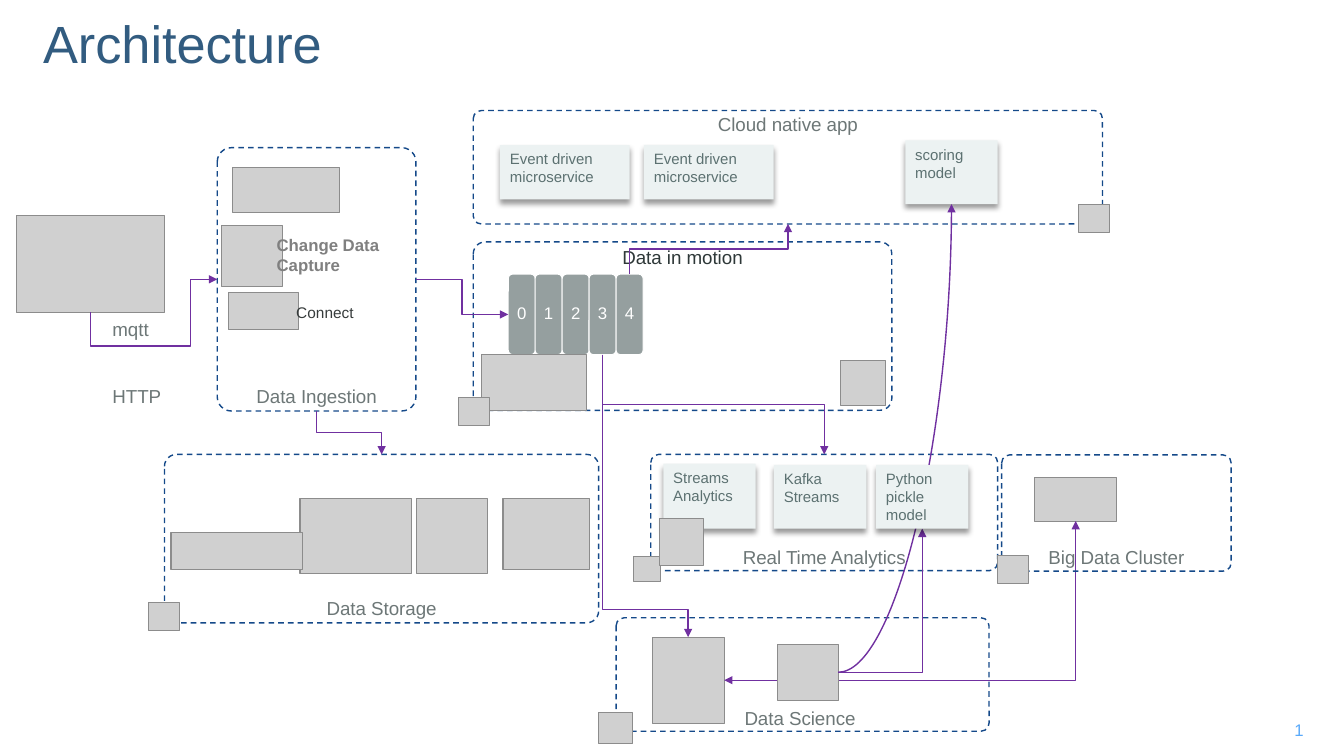
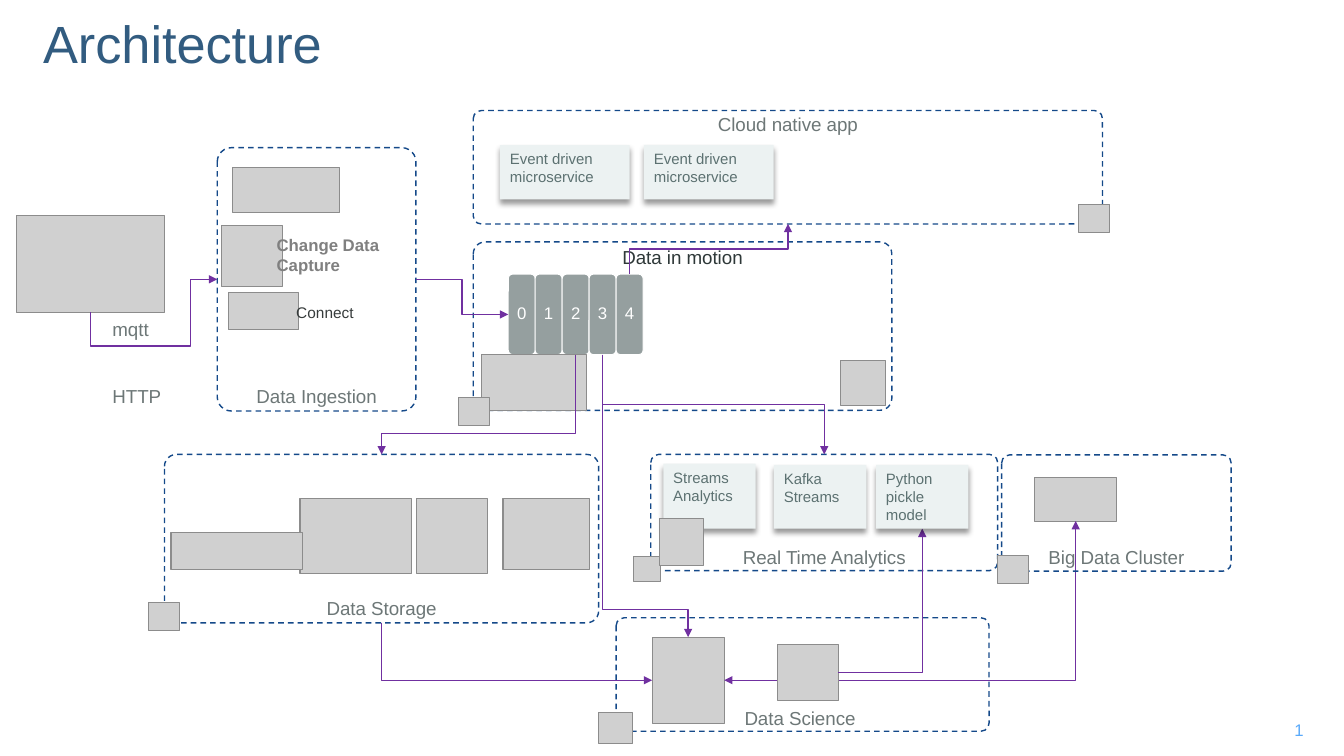
Before and after one commit to ibm-cloud-architecture/refarch-reefer-ml, a slide deck: slide 1 of docs/diagrams.pptx. Drawn at 1344x756 pixels with LibreOffice and Linux fonts; fonts in the diff are those of the drawing; grey boxes stand for pictures; background and template pictures are left out. Boxes give left, top, right and bottom in pixels: in the first picture for what was removed or moved away, otherwise in the second. Text is boxed around its words. In the diff, an @@ line names an element or a change of style, - is before the commit and + after.

```diff
--- a/docs/diagrams.pptx
+++ b/docs/diagrams.pptx
@@ rectangle removed at bbox=[905, 140, 998, 204] @@
-scoring model
@@ curved arrow removed from (839, 673) to (952, 204) @@
@@ elbow arrow moved from (317, 411) - (382, 455) to (576, 355) - (382, 455) @@
@@ elbow arrow added from (382, 623) to (652, 681), #7030A0 1 pt @@
```
Also in this commit, not shown: 3 other slides changed, 1 slide added, 27 other files.
